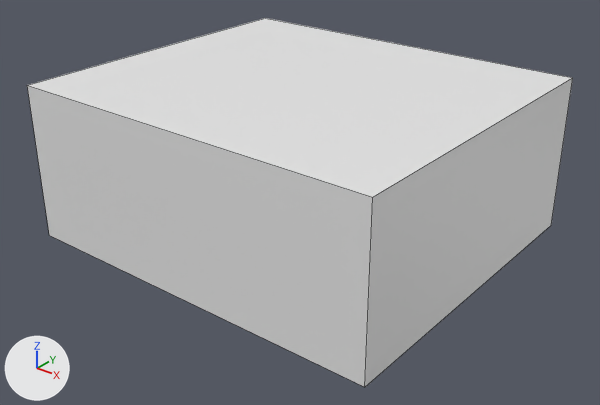
A saved change to the Blender file HW/HW1/homework_1_room.blend.
Rendered twice from a 50 mm camera at (11.01, -14.73, 8.04) aimed at (-0.32, -0.56, -0.75). Arrows for +X, +Y and +Z are at lower left; the lights stay in place. Mesh edges are drawn as thin lines.
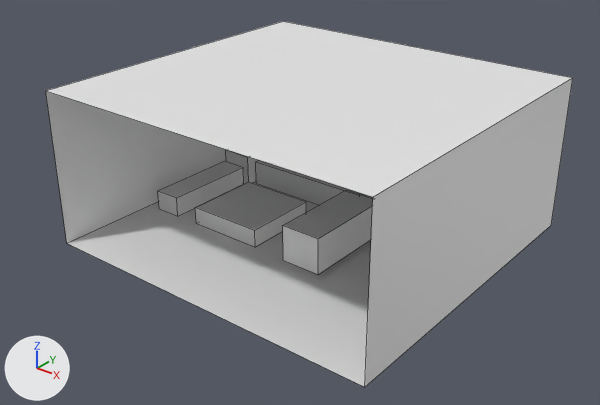
Location of each change, (x1, y1, x2, y2) in pixels of the pictures (600 x 405 px):
'Cube', reshaped: before (27, 18, 573, 387); after (46, 21, 573, 387)
'Couch Left', added: after (158, 161, 244, 216)
'Couch Middle', added: after (256, 160, 360, 205)
'Table Left', added: after (226, 149, 258, 183)
'Table Right', added: after (360, 193, 373, 198)
part 1 of me_cube, cut back: before (27, 18, 442, 387); after (46, 21, 442, 387)
'Cube.002', unchanged, uncovered by the edit: after (283, 190, 373, 274)
'Cube.001', unchanged, uncovered by the edit: after (195, 182, 306, 247)

Edits to the bpy script that builds the scene:
```text
Change me_cube:
    where me_cube.from_pydata(...)  # 8 vertices, 6 faces; spans x -2.25..1.78, y -2.62..0.91, z -0.69..1.08
    used by ob_cube; location = (0.04, 1.81, -0.2); scale = (2.35, 2.35, 2.2)
    verts and faces of me_cube; kept vertices keep their numbers, new ones are numbered from 8
    before: 0 (-2.25, -2.62, -0.69) at pixel (49, 235), 1 (-2.25, -2.62, 1.08) at pixel (27, 85), 2 (-2.25, 0.91, -0.69), 3 (-2.25, 0.91, 1.08) at pixel (265, 18), 4 (1.78, -2.62, -0.69) at pixel (364, 387)
    before: 5 (1.78, -2.62, 1.08) at pixel (372, 197)
    me_cube part 1
    add delete_faces([(0, 4, 5, 1)])
    add verts[0] = (-1.96, -2.61, -0.69)  # moved, pixel (66, 243)
    add verts[1] = (-1.96, -2.61, 1.08)  # moved, pixel (45, 90)
    add verts[2] = (-1.96, 0.91, -0.69)  # moved
    add verts[3] = (-1.96, 0.91, 1.08)  # moved, pixel (283, 21)
Add me_cube_005:
    me_cube_005.from_pydata(...)  # a box spanning x -1.0..1.0, y -1.0..1.72, z -1.0..0.49
Add me_cube_006:
    me_cube_006.from_pydata(...)  # a box spanning x -1.0..9.46, y -1.0..1.0, z -1.0..1.0
Add me_cube_008:
    me_cube_008.from_pydata(...)  # a box spanning x -1.0..1.0, y -1.0..1.0, z -1.0..1.0
Add ob_couch_left:
    ob_couch_left = bpy.data.objects.new('Couch Left', me_cube_005)
    ob_couch_left.location = (-3.88, -0.69, -1.35)
    ob_couch_left.scale = (0.351, 0.939, 0.351)
Add ob_couch_middle:
    ob_couch_middle = bpy.data.objects.new('Couch Middle', me_cube_006)
    ob_couch_middle.location = (-2.95, 1.51, -1.37)
    ob_couch_middle.scale = (0.336, 0.336, 0.336)
Add ob_table_right:
    ob_table_right = bpy.data.objects.new('Table Right', me_cube_008)
    ob_table_right.location = (0.79, 1.41, -1.29)
    ob_table_right.scale = (0.421, 0.421, 0.421)
Add ob_table_left:
    ob_table_left = bpy.data.objects.new('Table Left', me_cube_008.copy())
    ob_table_left.location = (-3.83, 1.41, -1.29)
    ob_table_left.scale = (0.421, 0.421, 0.421)
```
